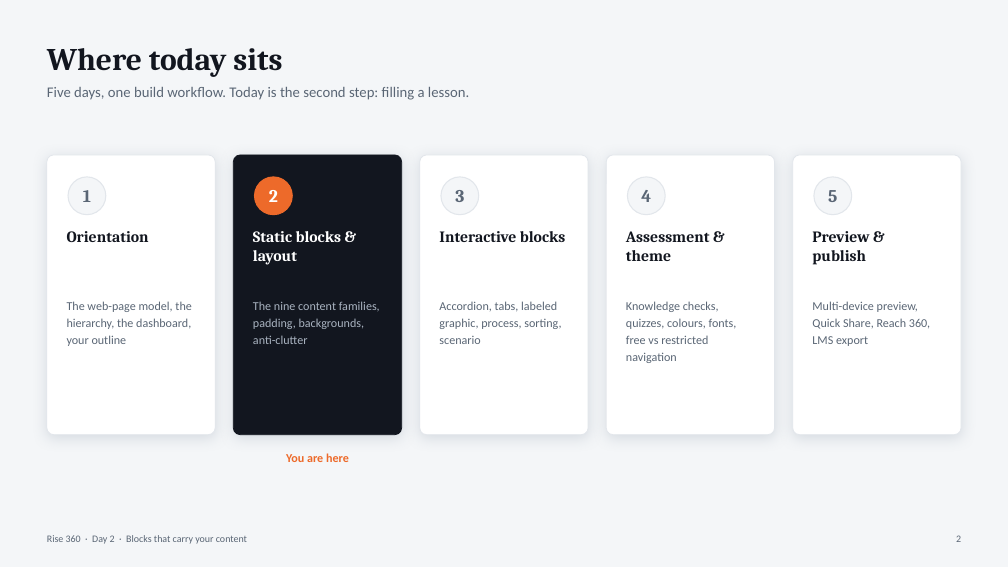
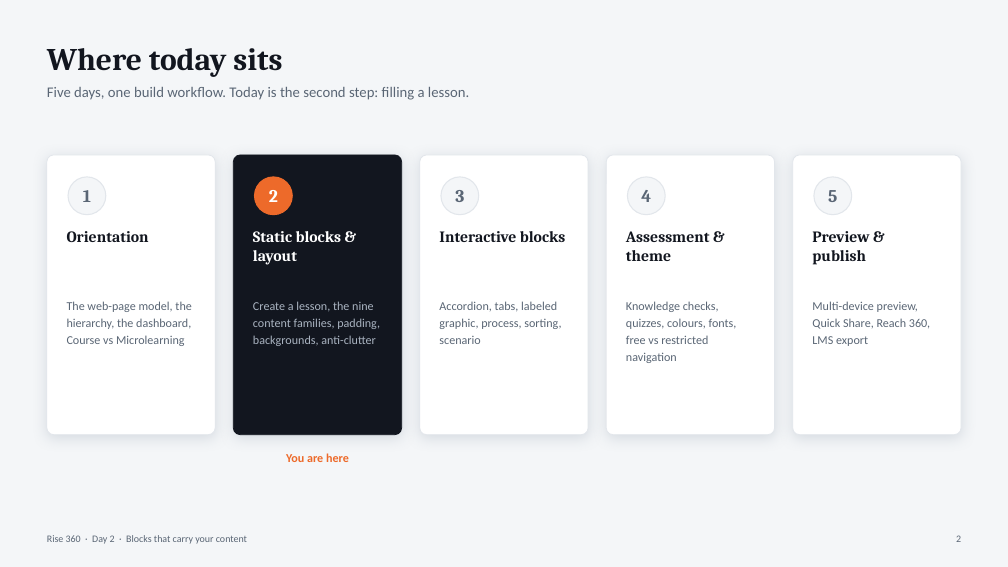
Before and after one commit to the-entertrainer/parallelism, a slide deck: slide 2 of rise360-curriculum/day2/build/rise360-day2-blocks.pptx. Drawn at 1008x567 pixels with LibreOffice and Linux fonts; fonts in the diff are those of the drawing. Boxes give left, top, right and bottom in pixels: in the first picture for what was removed or moved away, otherwise in the second. Text is boxed around its words. In the diff, an @@ line names an element or a change of style, - is before the commit and + after.

```diff
--- a/rise360-curriculum/day2/build/rise360-day2-blocks.pptx
+++ b/rise360-curriculum/day2/build/rise360-day2-blocks.pptx
@@ text at (67,301,191,346): text changed @@
-The web-page model, the hierarchy, the dashboard, your outline
+The web-page model, the hierarchy, the dashboard, Course vs Microlearning
@@ text at (253,301,380,346): text changed @@
-The nine content families, padding, backgrounds, anti-clutter
+Create a lesson, the nine content families, padding, backgrounds, anti-clutter
```
Also in this commit, not shown: 26 other slides changed, 1 slide added, 2 other files.
